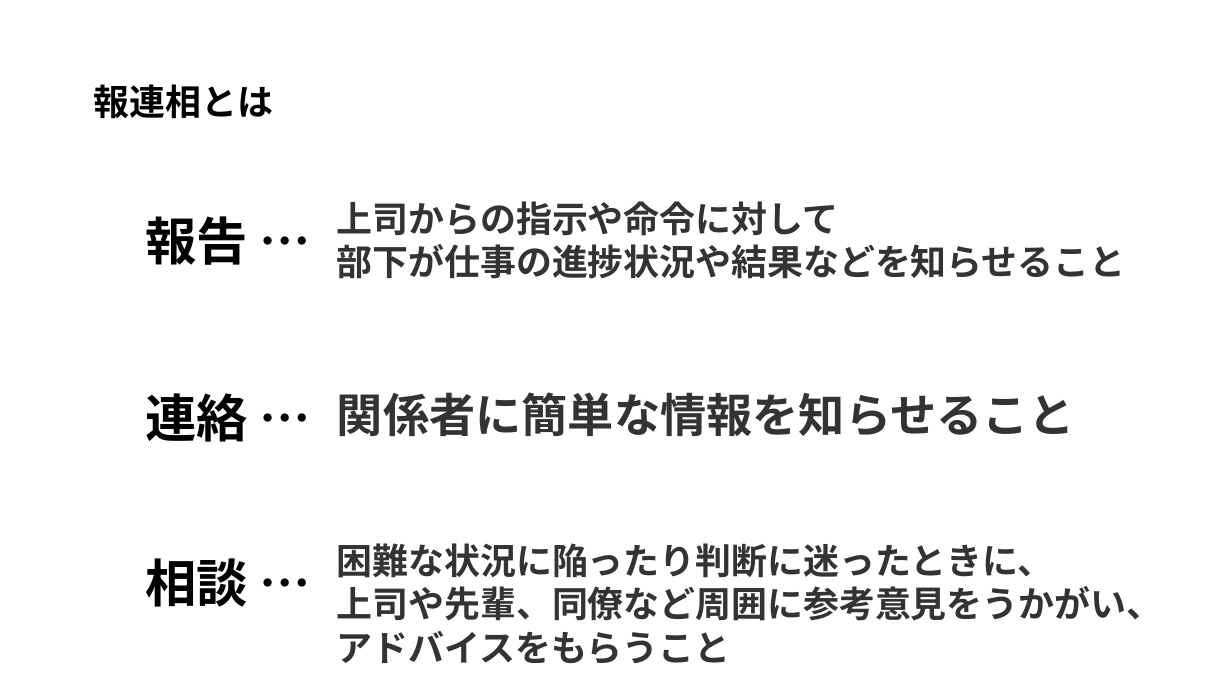
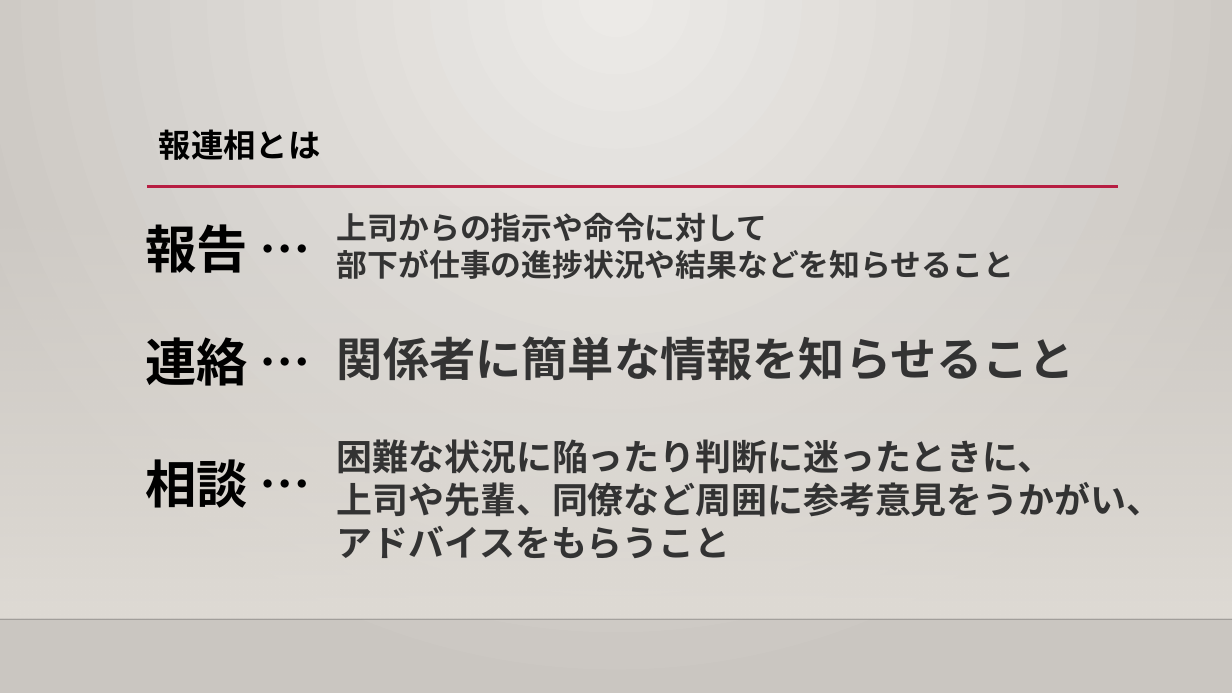
Before and after one commit to human-osaka-game-2019/2020NWProgrammingLatterTermExam, a slide deck: slide 10 of 情報リテラシー/上久保 豪太/ヒューマンでの学生生活において学んだこと.pptx. Drawn at 1232x693 pixels with LibreOffice and Linux fonts; fonts in the diff are those of the drawing; background and template pictures are left out. Boxes give left, top, right and bottom in pixels: in the first picture for what was removed or moved away, otherwise in the second. Text is boxed around its words. In the diff, an @@ line names an element or a change of style, - is before the commit and + after.

```diff
--- a/情報リテラシー/上久保 豪太/ヒューマンでの学生生活において学んだこと.pptx
+++ b/情報リテラシー/上久保 豪太/ヒューマンでの学生生活において学んだこと.pptx
@@ background #FFFFFF to gradient #ECEAE7 to #CAC7C1 @@
@@ title "報連相とは": place and size @@
-title "報連相とは" at (94, 84, 273, 119)
+title "報連相とは" at (159, 129, 321, 160)
@@ title "報連相とは" at (159, 129, 321, 160): size 28 to 25.2 pt; vertical alignment middle to top @@
@@ rectangle added at (0, 204, 1232, 619), fill gradient #DFDBD5 @@
@@ line added from (147, 187) to (1118, 187), #B71E42 2.5 pt @@
@@ text "上司からの指示や命令に対して": place and size @@
-text "上司からの指示や命令に対して" at (337, 201, 1126, 279)
+text "上司からの指示や命令に対して" at (337, 213, 1014, 279)
@@ text "上司からの指示や命令に対して" at (337, 213, 1014, 279): size 28 to 24 pt @@
@@ text "報告 …": place and size @@
-text "報告 …" at (146, 216, 249, 265)
+text "報告 …" at (146, 224, 249, 273)
@@ text "連絡 …": place and size @@
-text "連絡 …" at (146, 393, 249, 442)
+text "連絡 …" at (146, 337, 249, 386)
@@ text "関係者に簡単な情報を知らせること": place and size @@
-text "関係者に簡単な情報を知らせること" at (337, 392, 1075, 436)
+text "関係者に簡単な情報を知らせること" at (337, 336, 1075, 380)
@@ text "相談 …": place and size @@
-text "相談 …" at (146, 558, 249, 607)
+text "相談 …" at (146, 459, 249, 508)
@@ text "困難な状況に陥ったり判断に迷ったときに、": place and size @@
-text "困難な状況に陥ったり判断に迷ったときに、" at (337, 543, 1162, 663)
+text "困難な状況に陥ったり判断に迷ったときに、" at (337, 439, 1162, 558)
@@ line added from (0, 619) to (1232, 619), #000001 1 pt @@
```
Also in this commit, not shown: 14 other slides changed.
